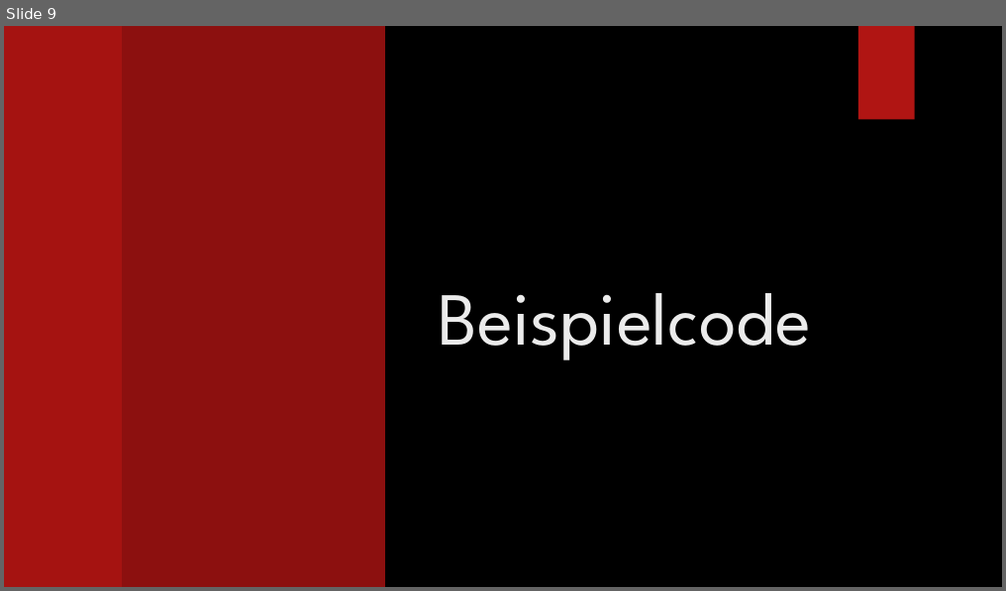
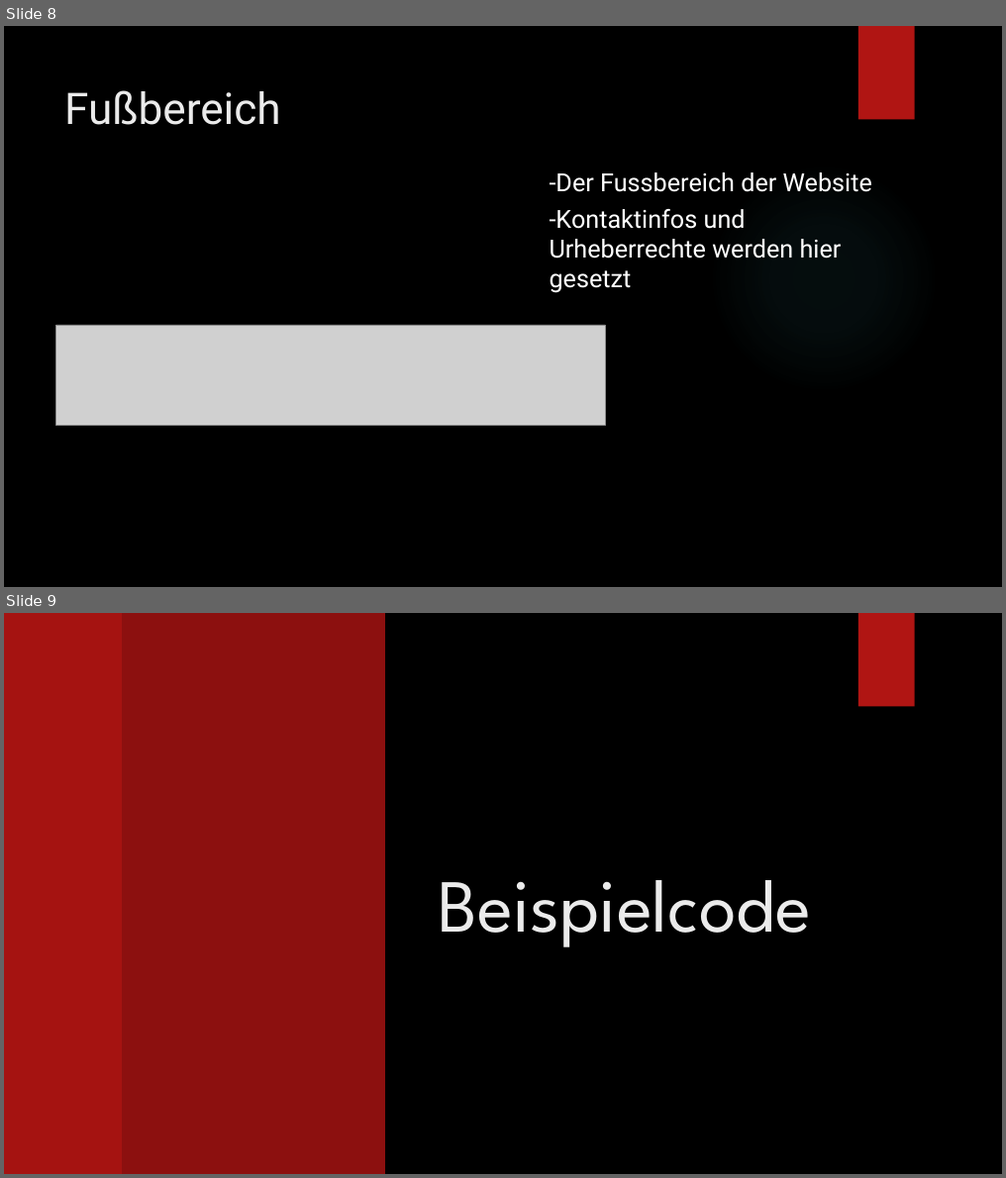
Before and after one commit to Loreytox/LA-1600, a slide deck: HTML-Layout-Elemente.pptx. Shown one above the other, each under a label of ours: slide 9 before the commit, slides 8 and 9 after it. The pictures are 1006x591 and 1006x1178 pixels, drawn with LibreOffice and Linux fonts; fonts in the diff are those of the drawing; grey boxes stand for pictures; background and template pictures are left out. Boxes give left, top, right and bottom in pixels: in the first picture for what was removed or moved away, otherwise in the second. Text is boxed around its words. In the diff, an @@ line names an element or a change of style, - is before the commit and + after.

```diff
--- a/HTML-Layout-Elemente.pptx
+++ b/HTML-Layout-Elemente.pptx
@@ slide 8 added at (4,26,1002,587), background picture (left out) @@
@@ rectangle added at (858,26,915,120), fill #B01513 @@
@@ title added at (64,90,281,125), 42 pt, text #EBEBEB @@
+Fußbereich
@@ text added at (549,173,872,293), 24 pt, text #FFFFFF @@
+-Der Fussbereich der Website
+-Kontaktinfos und Urheberrechte werden hier gesetzt
@@ ellipse added at (709,163,939,393), fill gradient #50B9C1 @@
@@ picture added at (56,325,605,425) @@
```
Also in this commit, not shown: 6 slides changed, 1 other slide added, 2 slides removed.
